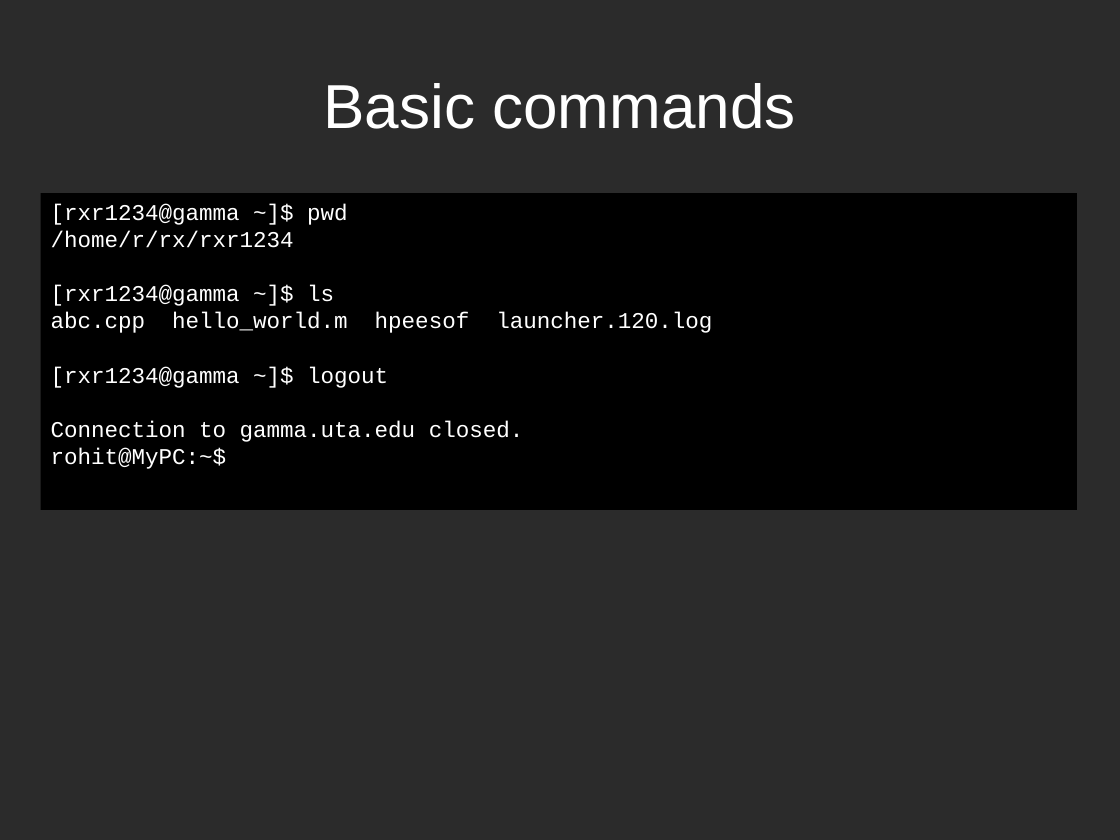
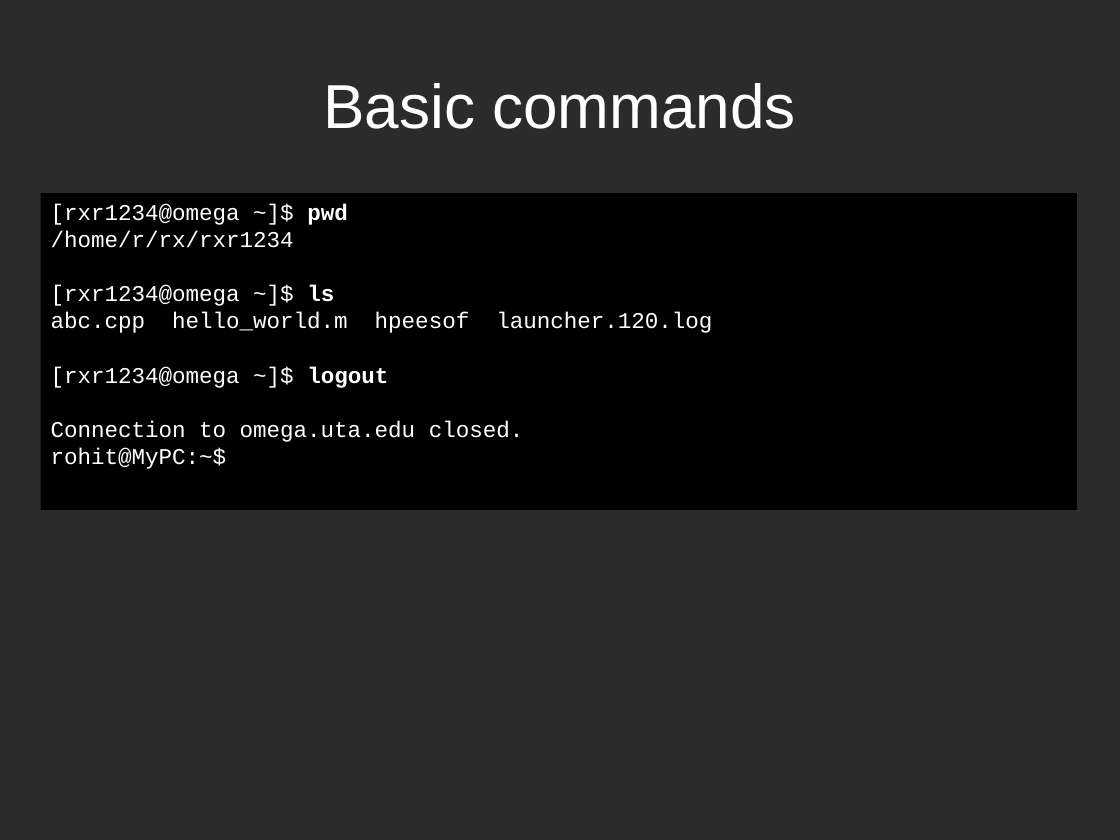
Before and after one commit to LUGatUTA/Presentations-Public, a slide deck: slide 16 of omega_server/uta_omega.odp (slide 15 before the commit). Drawn at 1120x840 pixels with LibreOffice and Linux fonts; fonts in the diff are those of the drawing; background and template pictures are left out; a plain dark background stands for a picture behind light text. Boxes give left, top, right and bottom in pixels: in the first picture for what was removed or moved away, otherwise in the second. Text is boxed around its words. In the diff, an @@ line names an element or a change of style, - is before the commit and + after.

```diff
--- a/omega_server/uta_omega.odp
+++ b/omega_server/uta_omega.odp
@@ text in rectangle at box(51, 204, 348, 225): text changed @@
-[rxr1234@gamma ~]$ pwd
+[rxr1234@omega ~]$ pwd
@@ text in rectangle at box(51, 285, 334, 306): text changed @@
-[rxr1234@gamma ~]$ ls
+[rxr1234@omega ~]$ ls
@@ text in rectangle at box(51, 366, 524, 442): text changed @@
-[rxr1234@gamma ~]$ logout
-Connection to gamma.uta.edu closed.
+[rxr1234@omega ~]$ logout
+Connection to omega.uta.edu closed.
```
Also in this commit, not shown: 13 other slides changed, 11 slides added, 9 slides removed, 1 other file.
